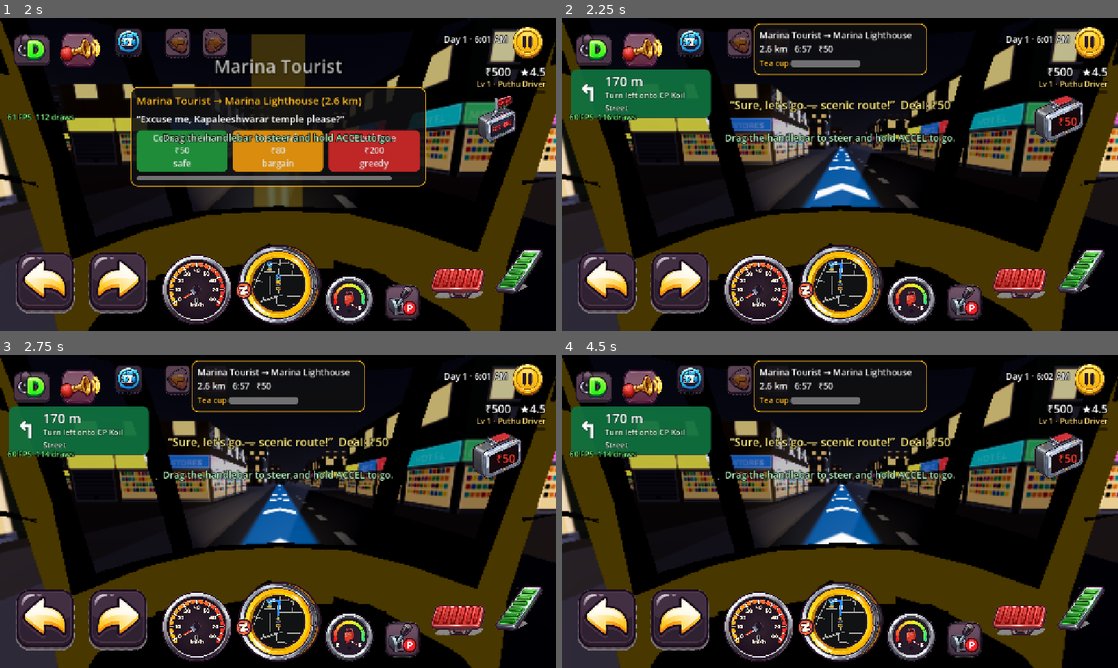
Above: before the commit, frames 1-4 (two rows, left to right).
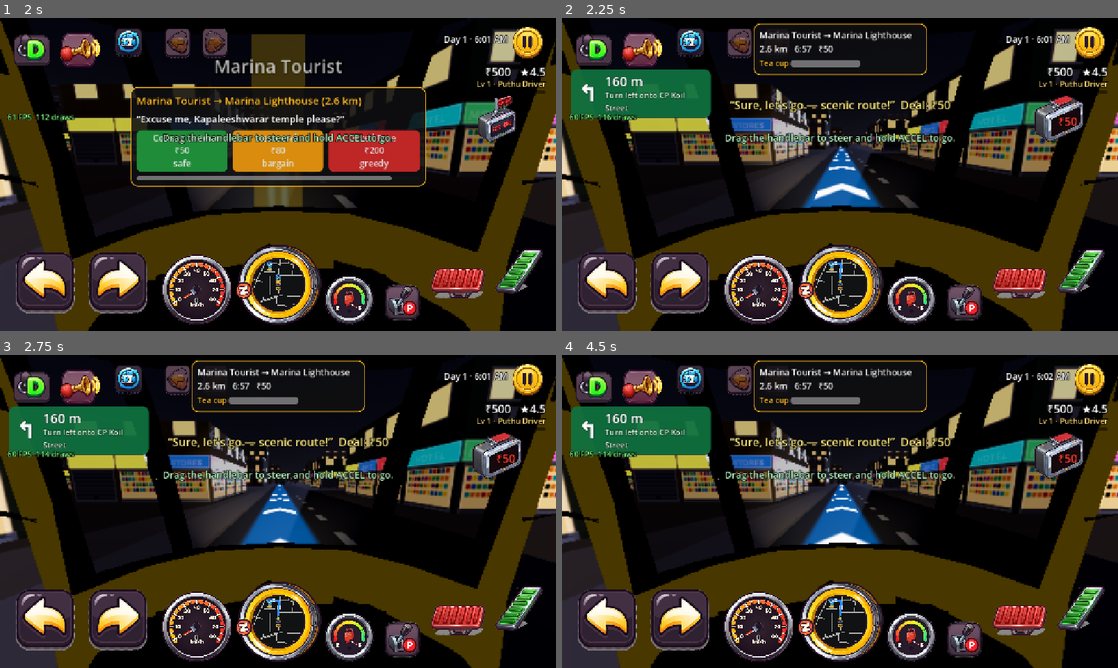
Above: after the commit, the same moments.

Repository: DavidRajPaul/Auto-Simulator-Game-GoDot
Game: Godot game, scene res://tests/run_phase3_tests.tscn
Two runs of this game, one before a commit and one after it. Both use one fixed random seed, a clock stepped at 60 frames per second and the inputs below. This scene is started directly instead of the project's main scene.
Inputs (mouse positions are in pixels of both pictures, inside the frame that each line leads up to):
- Up to frame 1 (2 s): tap Enter at 0.5 s; move the mouse to (400, 158) at 0.52 s; hold D (steer_right) 0.53-1.25 s; hold C (camera_cycle) 0.53-1.25 s; click (400, 158) at 0.67 s; drag from (166, 190) to (250, 237) at 1.27 s
- Up to frame 2 (2.25 s): click "Correct Meter ₹50 safe" at 2 s
- Up to frame 3 (2.75 s): no input
- Up to frame 4 (4.5 s): click (1090, 380) at 2.75 s; click "English" at 3.5 s; click "✕" at 4.25 s

Frame 1 is identical in both runs. In frame 2, less than 0.1% of the frame differs, in the area x 9-51%, y 18-79%; in frame 3, less than 0.1%; in frame 4, less than 0.1%.

Commit message:
Batch 3b: perf (segment-grid closest_point 10ms->0.02ms, faster GPS build, windowed guidance search, 60 FPS cap, RAM-based graphics default), Open Buildings 2.5D height pipeline, play-test doc + AGENTS roadmap

Diff:
--- a/autoloads/GameState.gd
+++ b/autoloads/GameState.gd
@@ -124,6 +124,7 @@
 		day_stats["rides"] = int(day_stats["rides"]) + 1
 		save_game())
 	_install_tamil_font()
+	_auto_graphics_once()
 	_apply_settings.call_deferred()
 
 func _process(delta: float) -> void:
@@ -507,6 +508,15 @@
 	save_game()
 
 ## Tamil glyphs: add Noto Sans Tamil (OFL) as a fallback to the default UI font.
+## First launch on a phone: pick the graphics preset from device RAM (3–4 GB budget phones
+## like Helio G85 / SD 680 start on Low: no shadows, 70 % 3D resolution). Player can change it.
+func _auto_graphics_once() -> void:
+	if settings.has("graphics_auto") or OS.get_name() != "Android":
+		return
+	var ram_gb: float = float(OS.get_memory_info().get("physical", 0)) / 1073741824.0
+	settings["graphics"] = 0 if ram_gb > 0.0 and ram_gb < 4.5 else (1 if ram_gb < 7.0 else 2)
+	settings["graphics_auto"] = true
+
 func _install_tamil_font() -> void:
 	var tamil: Font = load("res://assets/fonts/NotoSansTamil-Regular.ttf") as Font
 	if tamil != null and ThemeDB.fallback_font != null:
--- a/project.godot
+++ b/project.godot
@@ -10,6 +10,7 @@
 config/version="0.5.0-mvp"
 config/quit_on_go_back=false
 run/main_scene="res://scenes/splash.tscn"
+run/max_fps=60
 config/features=PackedStringArray("4.4", "Mobile")
 config/icon="res://icon.png"
 boot_splash/bg_color=Color(0.118, 0.098, 0.129, 1)
--- a/scripts/passengers/GpsRoute.gd
+++ b/scripts/passengers/GpsRoute.gd
@@ -10,7 +10,7 @@
 
 enum Turn { STRAIGHT, SLIGHT_LEFT, LEFT, SHARP_LEFT, SLIGHT_RIGHT, RIGHT, SHARP_RIGHT, U_TURN, ARRIVE }
 
-const RESAMPLE_M: float = 2.0
+const RESAMPLE_M: float = 3.0
 const SMOOTH_PASSES: int = 2
 ## Heading change (deg) that counts as a turn worth announcing.
 const SLIGHT_DEG: float = 22.0
@@ -65,9 +65,13 @@
 	g._rebuild_cum()
 	# 3. Maneuvers at step boundaries where the heading really changes.
 	if graph != null:
+		var search_from: int = 0
 		for k: int in range(1, starts.size()):
 			var at: Vector3 = raw[clampi(starts[k], 0, raw.size() - 1)]
-			var s_at: float = g.distance_at(at)
+			# Boundaries come in order along the path: search forward from the last one.
+			var hit: Array = g.progress_from(at, search_from, 400)
+			search_from = int(hit[0])
+			var s_at: float = float(hit[1])
 			var turn: Turn = g._turn_at(s_at)
 			if turn == Turn.STRAIGHT:
 				continue
--- a/scripts/vehicle/ComfortAssist.gd
+++ b/scripts/vehicle/ComfortAssist.gd
@@ -28,6 +28,7 @@
 var _stuck_timer: float = 0.0
 var _recover_offered: bool = false
 var _route: PackedVector3Array = PackedVector3Array()
+var _route_idx: int = 0
 var _hails: Array = []
 var _speed_kmh: float = 0.0
 var _arrow: MeshInstance3D
@@ -35,7 +36,9 @@
 
 func _ready() -> void:
 	_build_arrow()
-	SignalBus.route_updated.connect(func(p: PackedVector3Array) -> void: _route = p)
+	SignalBus.route_updated.connect(func(p: PackedVector3Array) -> void:
+		_route = p
+		_route_idx = 0)
 	SignalBus.hails_updated.connect(func(h: Array) -> void: _hails = h)
 	SignalBus.speed_updated.connect(func(k: float) -> void: _speed_kmh = k)
 	SignalBus.recover_requested.connect(recover)
@@ -136,13 +139,22 @@
 	var p: Vector3 = _player.global_position
 	if _route.size() >= 2:
 		# Point a little ahead along the route from where we are.
-		var best_i: int = 0
+		# Windowed search around the last match (the GPS path is dense; a full scan every
+		# frame was a measurable cost on low-end phones). Full rescan only when far off.
+		var best_i: int = clampi(_route_idx, 0, _route.size() - 1)
 		var best_d: float = INF
-		for i: int in _route.size():
+		for i: int in range(maxi(_route_idx - 15, 0), mini(_route_idx + 120, _route.size())):
 			var d: float = _route[i].distance_squared_to(p)
 			if d < best_d:
 				best_d = d
 				best_i = i
+		if best_d > 900.0:
+			for i: int in _route.size():
+				var d: float = _route[i].distance_squared_to(p)
+				if d < best_d:
+					best_d = d
+					best_i = i
+		_route_idx = best_i
 		var acc: float = 0.0
 		for i: int in range(best_i, _route.size() - 1):
 			acc += _route[i].distance_to(_route[i + 1])
--- a/scripts/world/RoadGraph.gd
+++ b/scripts/world/RoadGraph.gd
@@ -44,6 +44,7 @@
 			pts.append(Vector3(float(p[0]), 0.0, float(p[1])))
 		var ei: int = g.add_edge(int(e["a"]), int(e["b"]), pts, float(e["w"]), int(e["lf"]), int(e["lb"]), str(e["c"]), str(e.get("n", "")))
 		g.edges[ei].road_name_ta = str(e.get("nt", ""))
+	g._build_seg_grid() # once, behind the loading screen
 	return g
 
 func add_node(pos: Vector3) -> int:
@@ -70,6 +71,7 @@
 		e.cum[i] = total
 	e.length = total
 	edges.append(e)
+	_seg_grid_built = false
 	var idx: int = edges.size() - 1
 	while node_edges.size() < nodes.size():
 		node_edges.append(PackedInt32Array())
@@ -138,8 +140,61 @@
 		return {}
 	return options[rng.randi() % options.size()]
 
-## Closest point on the network: {edge, s, dist}.
+## Closest point on the network: {edge, s, dist}. Uses a segment grid (was a scan of all
+## ~30k segments: ~10 ms on desktop, a 60 ms+ hitch on a budget phone at every haggle/reroute).
+const SEG_CELL_M: float = 40.0
+var _seg_grid: Dictionary = {} # Vector2i -> PackedInt32Array of (edge << 12 | segment)
+var _seg_grid_built: bool = false
+
 func closest_point(pos: Vector3) -> Dictionary:
+	if not _seg_grid_built:
+		_build_seg_grid()
+	var best: Dictionary = {"edge": -1, "s": 0.0, "dist": INF}
+	var c: Vector2i = Vector2i(floori(pos.x / SEG_CELL_M), floori(pos.z / SEG_CELL_M))
+	var seen: Dictionary = {}
+	# Grow rings until something is found and the ring is farther than the best hit.
+	for ring: int in 40:
+		if float(best["dist"]) < float(ring - 1) * SEG_CELL_M:
+			break
+		for dx: int in range(-ring, ring + 1):
+			for dz: int in range(-ring, ring + 1):
+				if maxi(absi(dx), absi(dz)) != ring:
+					continue
+				for code: int in _seg_grid.get(c + Vector2i(dx, dz), PackedInt32Array()):
+					if seen.has(code):
+						continue
+					seen[code] = true
+					var ei: int = code >> 12
+					var i: int = code & 4095
+					var e: Edge = edges[ei]
+					var q: Vector3 = Geometry3D.get_closest_point_to_segment(pos, e.points[i - 1], e.points[i])
+					var d: float = Vector2(q.x - pos.x, q.z - pos.z).length()
+					if d < float(best["dist"]):
+						best = {"edge": ei, "s": e.cum[i - 1] + q.distance_to(e.points[i - 1]), "dist": d}
+	if int(best["edge"]) < 0:
+		return _closest_point_scan(pos) # far outside the network
+	return best
+
+func _build_seg_grid() -> void:
+	_seg_grid_built = true
+	_seg_grid.clear()
+	for ei: int in edges.size():
+		var e: Edge = edges[ei]
+		for i: int in range(1, mini(e.points.size(), 4096)):
+			var a: Vector3 = e.points[i - 1]
+			var b: Vector3 = e.points[i]
+			var x0: int = floori(minf(a.x, b.x) / SEG_CELL_M)
+			var x1: int = floori(maxf(a.x, b.x) / SEG_CELL_M)
+			var z0: int = floori(minf(a.z, b.z) / SEG_CELL_M)
+			var z1: int = floori(maxf(a.z, b.z) / SEG_CELL_M)
+			for gx: int in range(x0, x1 + 1):
+				for gz: int in range(z0, z1 + 1):
+					var k: Vector2i = Vector2i(gx, gz)
+					var arr: PackedInt32Array = _seg_grid.get(k, PackedInt32Array())
+					arr.append((ei << 12) | i)
+					_seg_grid[k] = arr
+
+func _closest_point_scan(pos: Vector3) -> Dictionary:
 	var best: Dictionary = {"edge": -1, "s": 0.0, "dist": INF}
 	for ei: int in edges.size():
 		var e: Edge = edges[ei]
--- /dev/null
+++ b/tests/cpu_probe.gd
@@ -0,0 +1,59 @@
+extends Node
+## CPU budget probe (headless): drives the city with an active ride for 20 s and reports
+## script process/physics time per frame (avg, p95, max) plus spot timings of hot paths.
+func _ready() -> void:
+	_run.call_deferred()
+
+func _run() -> void:
+	GameState.reset_profile()
+	var city: Node = (load("res://scenes/main_chennai.tscn") as PackedScene).instantiate()
+	add_child(city)
+	for i: int in 120:
+		await get_tree().physics_frame
+	var g: RoadGraph = SignalBus.current_road_graph
+	var auto: Node3D = city.get_node("AutoRickshaw") as Node3D
+	var t0: int = Time.get_ticks_usec()
+	for i: int in 5:
+		g.closest_point(auto.global_position + Vector3(i * 50, 0, 0))
+	print("CPU closest_point avg: %.2f ms" % ((Time.get_ticks_usec() - t0) / 5000.0))
+	t0 = Time.get_ticks_usec()
+	var r: Dictionary = g.find_route(auto.global_position, auto.global_position + Vector3(1500, 0, 900))
+	print("CPU find_route: %.2f ms" % ((Time.get_ticks_usec() - t0) / 1000.0))
+	t0 = Time.get_ticks_usec()
+	var gps: GpsRoute = GpsRoute.build(g, r)
+	print("CPU GpsRoute.build: %.2f ms (%d pts)" % [(Time.get_ticks_usec() - t0) / 1000.0, gps.path.size()])
+	var sm: SavariManager = city.get_node("SavariManager") as SavariManager
+	var h: Dictionary = sm.spawn_hail_at(auto.global_position + (-auto.global_basis.z) * 3.0, sm.archetypes[0])
+	t0 = Time.get_ticks_usec()
+	sm.start_haggle(h)
+	print("CPU start_haggle: %.2f ms" % ((Time.get_ticks_usec() - t0) / 1000.0))
+	SignalBus.haggle_choice_made.emit(0)
+	var proc: Array[float] = []
+	var phys: Array[float] = []
+	var frame: Array[float] = []
+	Input.action_press("accelerate", 0.8)
+	var last: int = Time.get_ticks_usec()
+	for i: int in 1200:
+		var s: float = sin(float(i) / 60.0) * 0.3
+		Input.action_press("steer_left" if s > 0.0 else "steer_right", absf(s))
+		Input.action_release("steer_right" if s > 0.0 else "steer_left")
+		await get_tree().process_frame
+		var now: int = Time.get_ticks_usec()
+		frame.append((now - last) / 1000.0)
+		last = now
+		proc.append(Performance.get_monitor(Performance.TIME_PROCESS) * 1000.0)
+		phys.append(Performance.get_monitor(Performance.TIME_PHYSICS_PROCESS) * 1000.0)
+	Input.action_release("accelerate")
+	print("CPU process ms: ", _stats(proc))
+	print("CPU physics ms: ", _stats(phys))
+	print("CPU wall frame ms: ", _stats(frame))
+	get_tree().quit()
+
+func _stats(a: Array[float]) -> String:
+	var b: Array[float] = a.duplicate()
+	b.sort()
+	var avg: float = 0.0
+	for v: float in b:
+		avg += v
+	avg /= b.size()
+	return "avg %.2f  p95 %.2f  p99 %.2f  max %.2f" % [avg, b[int(b.size() * 0.95)], b[int(b.size() * 0.99)], b[b.size() - 1]]
--- /dev/null
+++ b/tests/cpu_probe.tscn
@@ -0,0 +1,6 @@
+[gd_scene format=3]
+
+[ext_resource type="Script" path="res://tests/cpu_probe.gd" id="1"]
+
+[node name="C" type="Node"]
+script = ExtResource("1")
--- a/tests/run_phase3_tests.gd
+++ b/tests/run_phase3_tests.gd
@@ -183,6 +183,9 @@
 	_check("Passengers add mass to the auto", auto.mass > auto.stats.base_mass_kg)
 	_check("GPS route published and drawn on the road", _events.has("route_updated") and (main.get_node("RouteLine") as MeshInstance3D).mesh != null)
 	var dest: Vector3 = savari.destination["pos"]
+	var bonus: Array[int] = [0]
+	SignalBus.reward_granted.connect(func(_src: String, inr: int, _xp: int) -> void: bonus[0] += inr)
+	SignalBus.driver_level_up.connect(func(_l: int, _t: String, inr: int, _u: String) -> void: bonus[0] += inr)
 	# Teleport next to the destination (skips the drive) and stop.
 	auto.global_transform = Transform3D(Basis.IDENTITY, dest + Vector3(0.0, 1.0, 0.0))
 	_stop(auto)
@@ -191,7 +194,7 @@
 	_check("Stopping at the destination completes the ride", _events.has("ride_completed") and savari.state == SavariManager.State.PAYOUT)
 	if _events.has("ride_completed"):
 		var b: Dictionary = _events["ride_completed"]
-		_check("Wallet credited with fare + tips", GameState.wallet_inr == wallet_before + int(b["total"]) and int(b["total"]) >= int(b["fare"]), "₹%d" % int(b["total"]))
+		_check("Wallet credited with fare + tips", GameState.wallet_inr - bonus[0] == wallet_before + int(b["total"]) and int(b["total"]) >= int(b["fare"]), "₹%d" % int(b["total"]))
 	_check("Ride counted for the stand rating", GameState.completed_savaris == rides_before + 1)
 	_check("Passengers alight (mass restored)", is_equal_approx(auto.mass, auto.stats.base_mass_kg))
 	savari._state_timer = 0.0
Not shown, added: tests/cpu_probe.gd.uid
Not shown, changed: AGENTS.md
Not shown, added: docs/PLAYTEST_OCT26.md
Not shown, added: tools/osm/apply_building_heights.py
